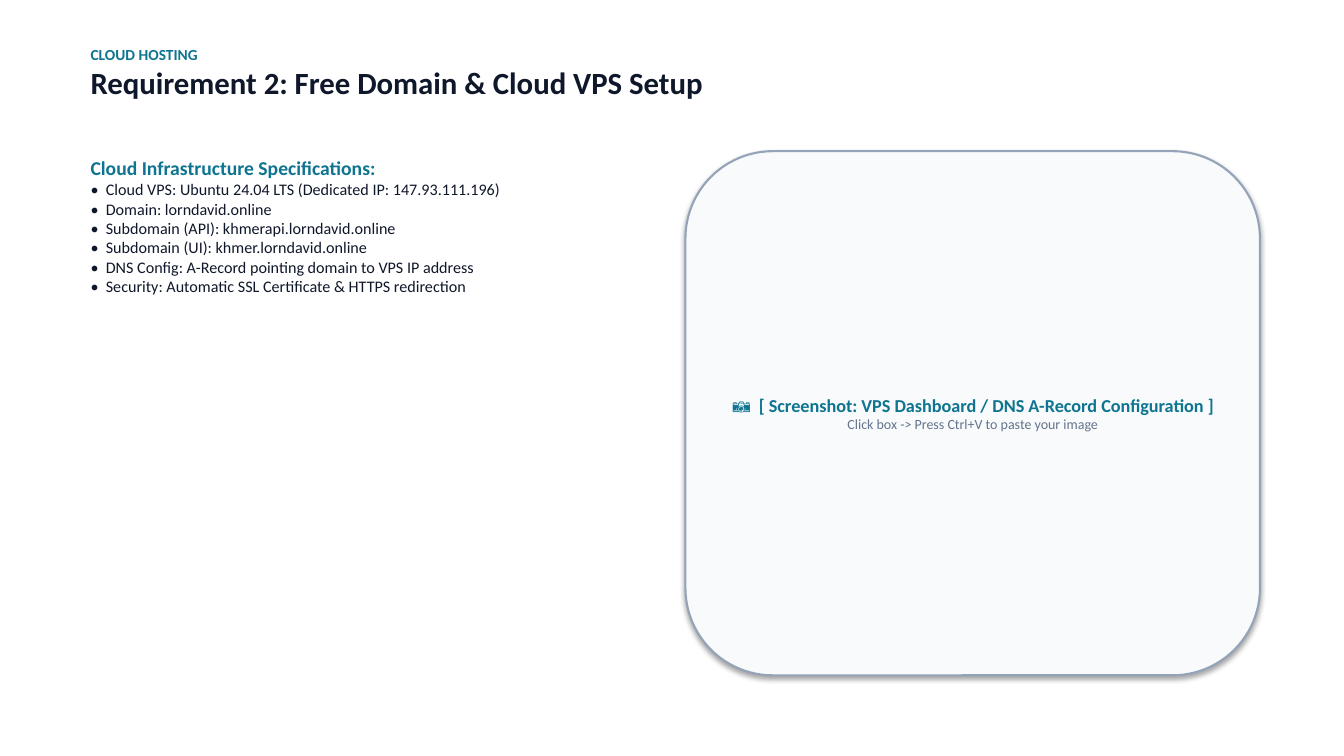
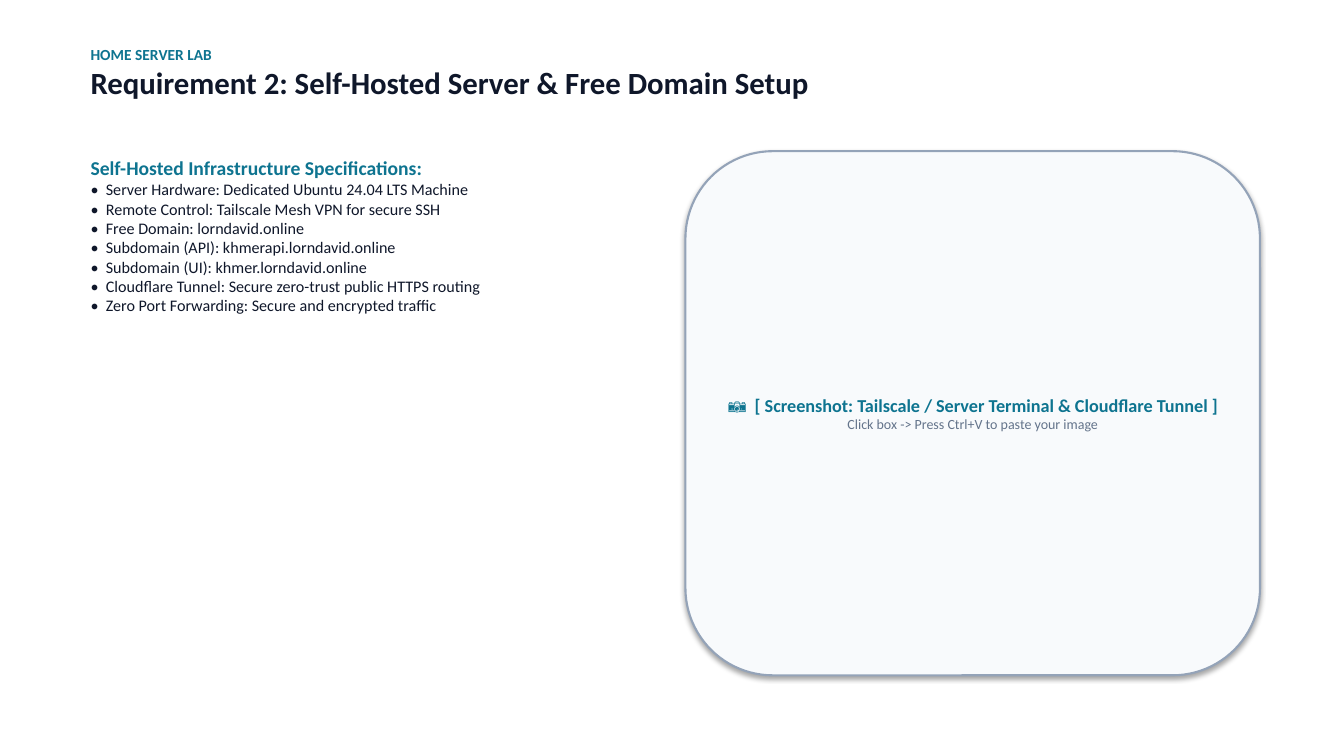
Before and after one commit to lorndavid/khmer-data-api, a slide deck: slide 7 of homework/Homework-Docker-Presentation.pptx. Drawn at 1344x756 pixels with LibreOffice and Linux fonts; fonts in the diff are those of the drawing. Boxes give left, top, right and bottom in pixels: in the first picture for what was removed or moved away, otherwise in the second. Text is boxed around its words. In the diff, an @@ line names an element or a change of style, - is before the commit and + after.

Commit message:
docs: update infrastructure specs to self-hosted Ubuntu 24 machine with Tailscale & Cloudflare Tunnel

```diff
--- a/homework/Homework-Docker-Presentation.pptx
+++ b/homework/Homework-Docker-Presentation.pptx
@@ text at (91, 50, 808, 99): text changed @@
-CLOUD HOSTING
-Requirement 2: Free Domain & Cloud VPS Setup
+HOME SERVER LAB
+Requirement 2: Self-Hosted Server & Free Domain Setup
@@ text at (91, 161, 468, 234): text changed @@
-Cloud Infrastructure Specifications:
-• Cloud VPS: Ubuntu 24.04 LTS (Dedicated IP: 147.93.111.196)
-• Domain: lorndavid.online
+Self-Hosted Infrastructure Specifications:
+• Server Hardware: Dedicated Ubuntu 24.04 LTS Machine
+• Remote Control: Tailscale Mesh VPN for secure SSH
+• Free Domain: lorndavid.online
@@ text at (106, 280, 480, 314): text changed @@
-• DNS Config: A-Record pointing domain to VPS IP address
-• Security: Automatic SSL Certificate & HTTPS redirection
+• Cloudflare Tunnel: Secure zero-trust public HTTPS routing
+• Zero Port Forwarding: Secure and encrypted traffic
@@ text in rounded rectangle at (765, 399, 1208, 412): text changed @@
-📷 [ Screenshot: VPS Dashboard / DNS A-Record Configuration ]
+📷 [ Screenshot: Tailscale / Server Terminal & Cloudflare Tunnel ]
```
Also in this commit, not shown: 1 other slide changed, 3 other files.
